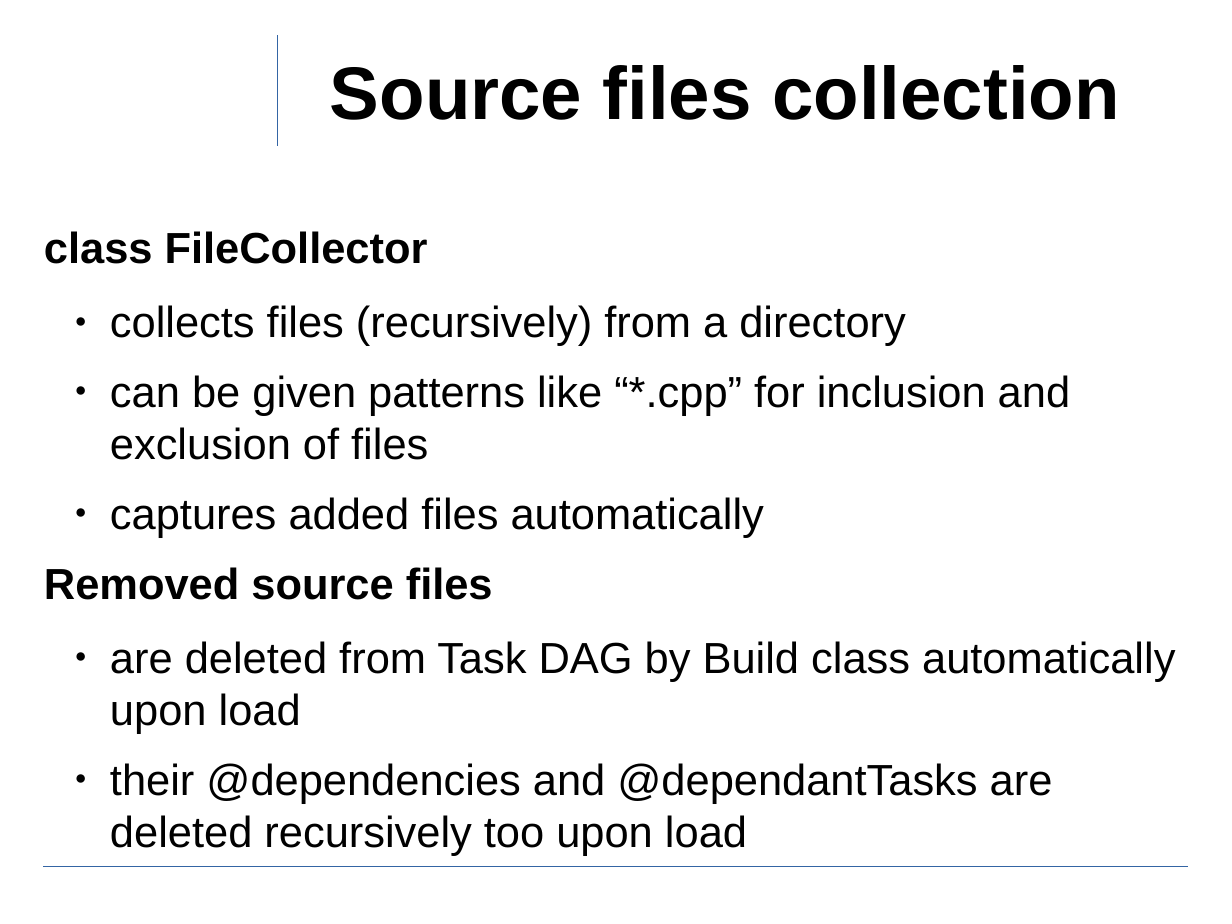
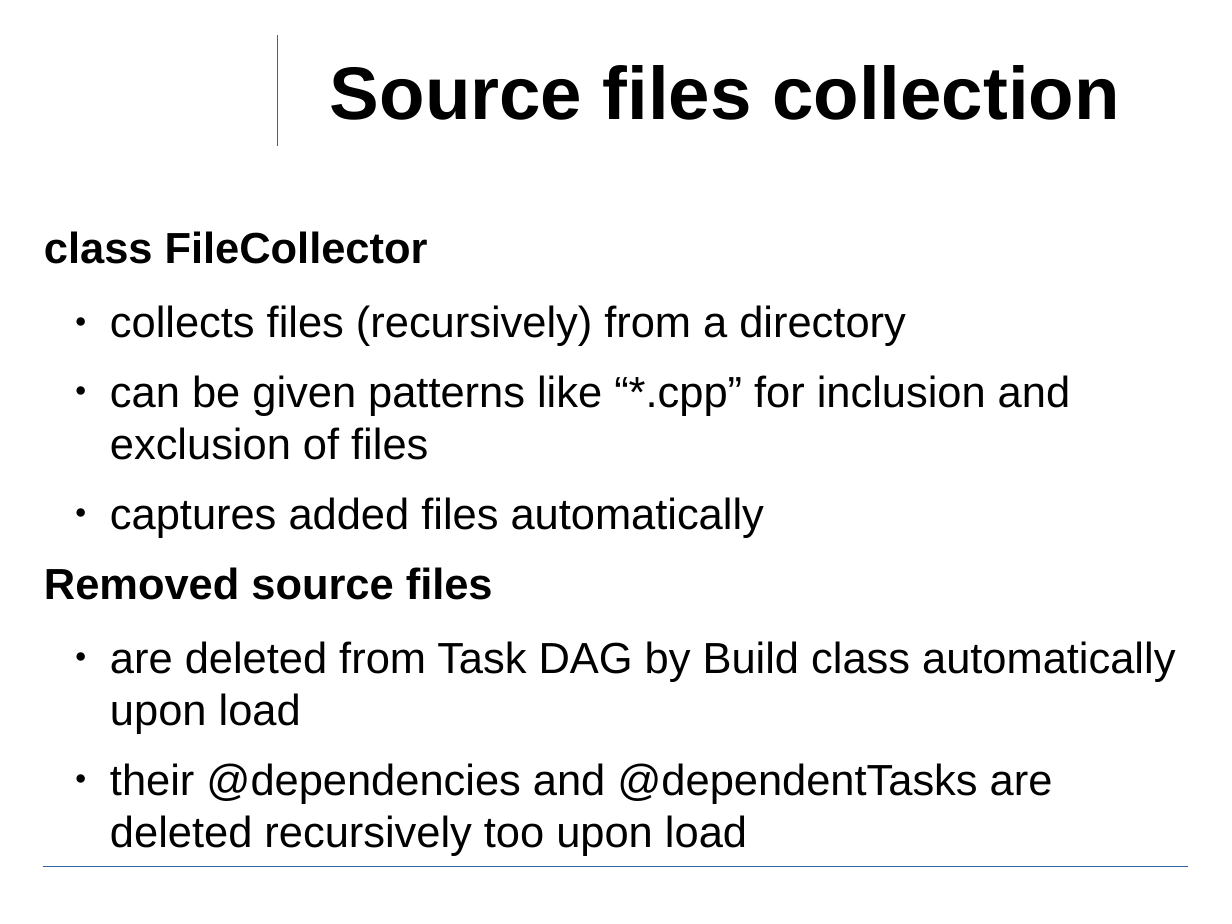
Before and after one commit to ewuenf/Makr, a slide deck: slide 19 of doc/concepts/Makr_Concepts.01.odp (slide 18 before the commit). Drawn at 1232x924 pixels with LibreOffice and Linux fonts; fonts in the diff are those of the drawing; background and template pictures are left out. Boxes give left, top, right and bottom in pixels: in the first picture for what was removed or moved away, otherwise in the second. Text is boxed around its words. In the diff, an @@ line names an element or a change of style, - is before the commit and + after.

```diff
--- a/doc/concepts/Makr_Concepts.01.odp
+++ b/doc/concepts/Makr_Concepts.01.odp
@@ text at (x1=110, y1=763, x2=1053, y2=856): text changed @@
-  ● their @dependencies and @dependantTasks are deleted recursively too upon load
+  ● their @dependencies and @dependentTasks are deleted recursively too upon load
```
Also in this commit, not shown: 6 other slides changed, 1 slide added, 1 other file.
